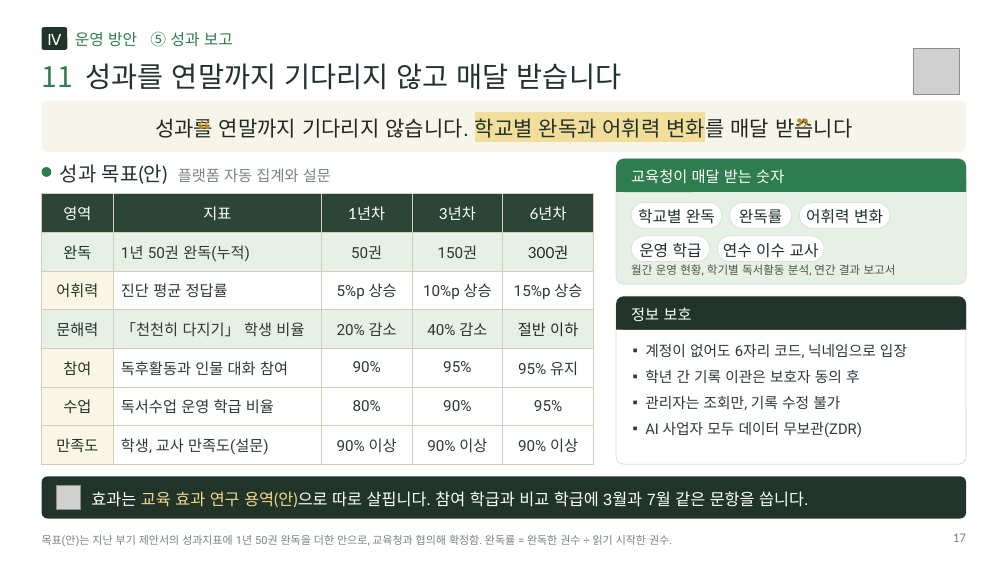
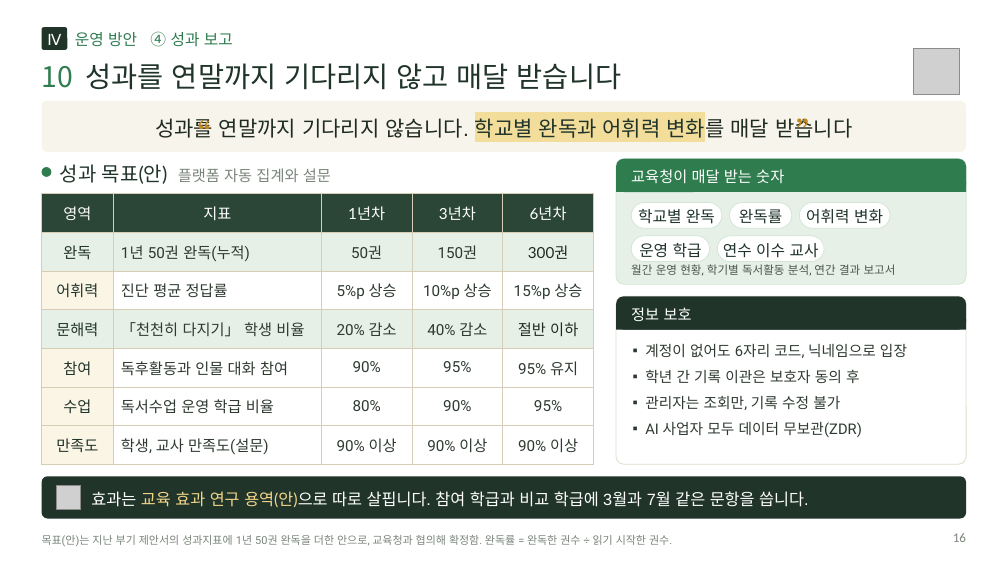
Before and after one commit to legoschool/bookie-test, a slide deck: slide 16 of promo/dl/proposal/bookie-proposal-20p.pptx (slide 17 before the commit). Drawn at 1008x567 pixels with LibreOffice and Linux fonts; fonts in the diff are those of the drawing; grey boxes stand for pictures. Boxes give left, top, right and bottom in pixels: in the first picture for what was removed or moved away, otherwise in the second. Text is boxed around its words. In the diff, an @@ line names an element or a change of style, - is before the commit and + after.

```diff
--- a/promo/dl/proposal/bookie-proposal-20p.pptx
+++ b/promo/dl/proposal/bookie-proposal-20p.pptx
@@ text at <box>75,31,233,47</box>: text changed @@
-운영 방안 ⑤ 성과 보고
+운영 방안 ④ 성과 보고
@@ text at <box>42,63,621,90</box>: text changed @@
-11 성과를 연말까지 기다리지 않고 매달 받습니다
+10 성과를 연말까지 기다리지 않고 매달 받습니다
@@ text at <box>953,533,966,542</box>: text changed @@
-17
+16
```
Also in this commit, not shown: 6 other slides changed, 1 slide added, 1 slide removed, 18 other files.
